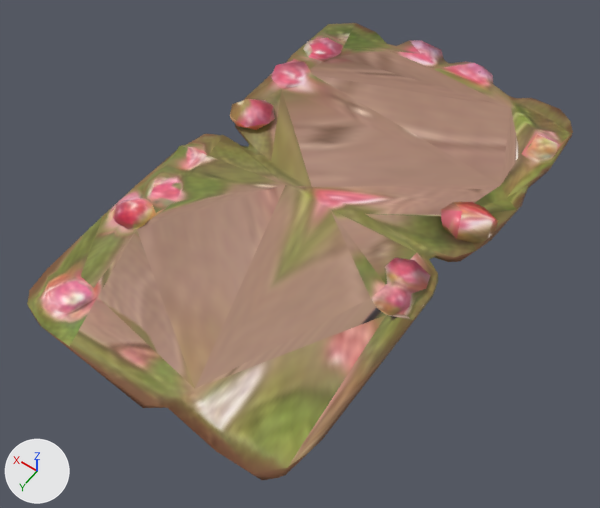
Renders of the FBX model TagOfChaos/Assets/09. Environment/CandyForest/Models/CF_Tile_Path.fbx from each side of a commit.
Before and after are seen from a camera (50 mm lens) standing at (-5.51, 8.46, 11.26) and looking at (-0.12, 0.92, -0.6). Arrows for +X, +Y and +Z are at lower left; the lights stay in place. The picture after the commit comes second.

In view in the first picture: 'CF_Tile_Path'.
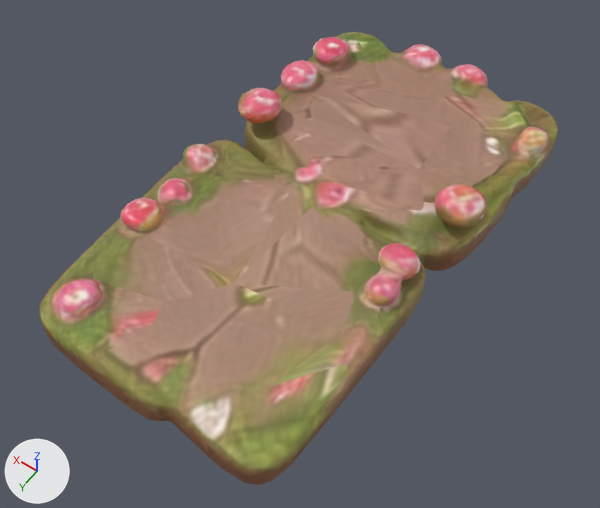
Pixel boxes (x1, y1, x2, y2) of what changed, in the pictures (600 x 508 px):
'CF_Tile_Path', reshaped
    before: (27, 23, 573, 480)
    after: (39, 32, 558, 485)
part 1 of me_cf_tile_path, rebuilt
    before: (27, 23, 573, 480)
    after: (39, 32, 558, 485)
part 2 of me_cf_tile_path, added (pink)
    after: (238, 88, 282, 123)
part 3 of me_cf_tile_path, deleted
    before: (230, 99, 275, 130)

Patch to the scene script:
```diff
--- a/TagOfChaos/Assets/09. Environment/CandyForest/Models/CF_Tile_Path.fbx.py
+++ b/TagOfChaos/Assets/09. Environment/CandyForest/Models/CF_Tile_Path.fbx.py
@@ me_cf_tile_path @@
 # used by ob_cf_tile_path; location = (0.0, 0.0, 0.0)
-me_cf_tile_path.from_pydata(...)  # 252 vertices, 500 faces; spans x -3.0..2.99, y -5.01..5.01, z -0.16..0.14
+me_cf_tile_path.from_pydata(...)  # 1558 vertices, 2999 faces; spans x -2.74..2.75, y -5.0..5.0, z -0.57..0.64
+# me_cf_tile_path part 1: the loose piece of 239 vertices spanning x -3.0..2.99, y -5.01..5.01, z -0.16..0.14 is rebuilt with 1470 vertices and now spans x -2.74..2.75, y -5.0..5.0, z -0.57..0.6
+# me_cf_tile_path part 2: a new loose piece of 88 vertices spanning x 1.74..2.58, y -1.4..-0.51, z 0.16..0.64, in mat_tiles
+# me_cf_tile_path part 3: the loose piece of 13 vertices spanning x 1.91..2.84, y -1.41..-0.5, z 0.02..0.13 is deleted
 me_cf_tile_path.materials.append(mat_tiles)
```
